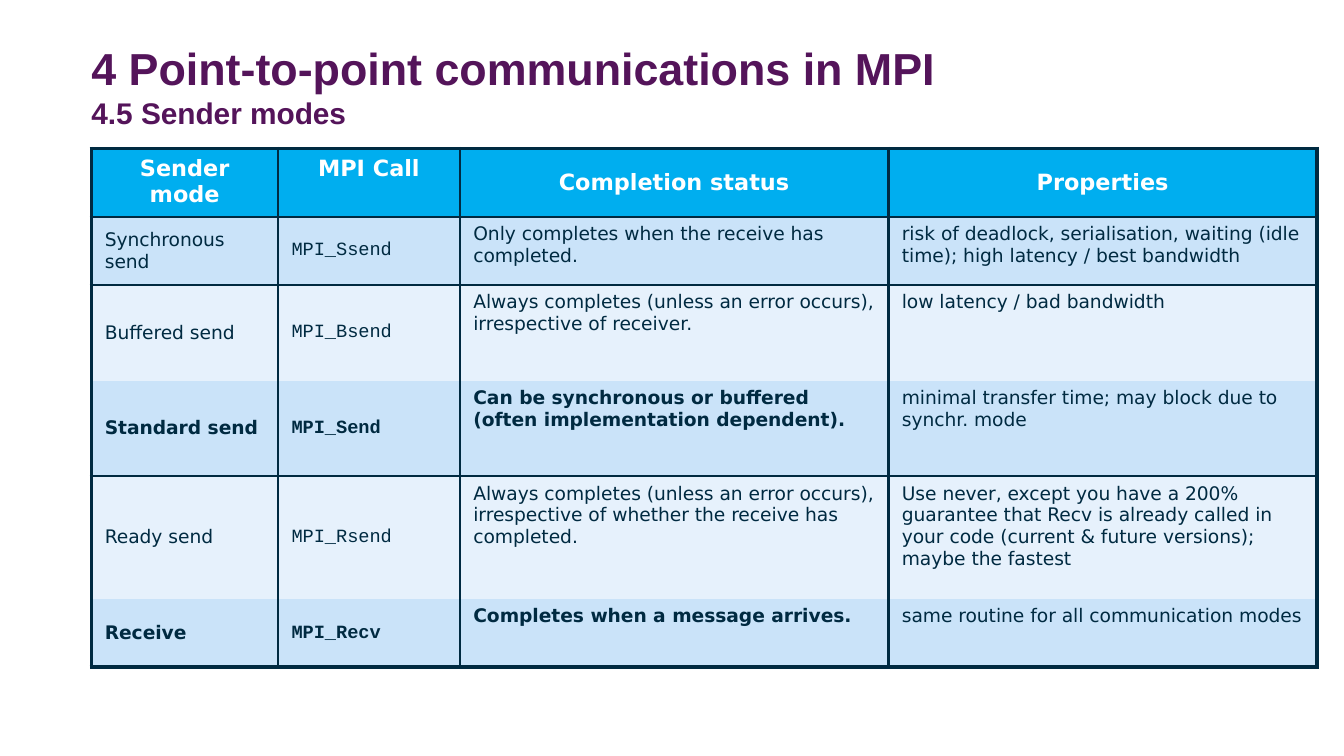
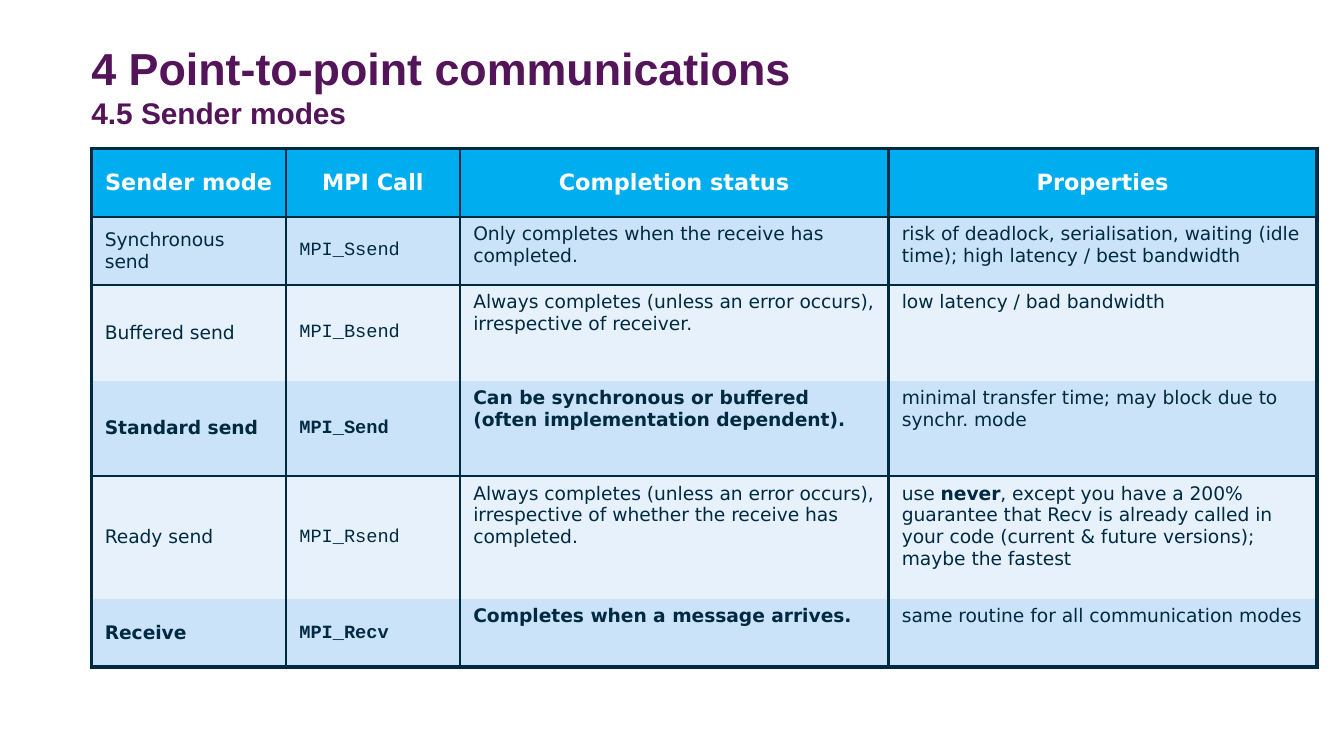
Before and after one commit to DurhamARC-Training/BasicParallelProgramming, a slide deck: slide 41 of OpenMPMPIShortCourse_Spring2026.odp. Drawn at 1344x756 pixels with LibreOffice and Linux fonts; fonts in the diff are those of the drawing; background and template pictures are left out. Boxes give left, top, right and bottom in pixels: in the first picture for what was removed or moved away, otherwise in the second. Text is boxed around its words. In the diff, an @@ line names an element or a change of style, - is before the commit and + after.

```diff
--- a/OpenMPMPIShortCourse_Spring2026.odp
+++ b/OpenMPMPIShortCourse_Spring2026.odp
@@ title at (91, 52, 791, 125): text changed @@
-4 Point-to-point communications in MPI
-4.5 Sender modes
+4 Point-to-point communications
+4.5 Sender modes
@@ table at (91, 149, 1317, 668) @@
-row 5, column 4: Use never, except you have a 200% guarantee that Recv is already called in your code (current & future versions); maybe the fastest
+row 5, column 4: use never, except you have a 200% guarantee that Recv is already called in your code (current & future versions); maybe the fastest
```
Also in this commit, not shown: 41 other slides changed, 2 slides added, 1 other file.
